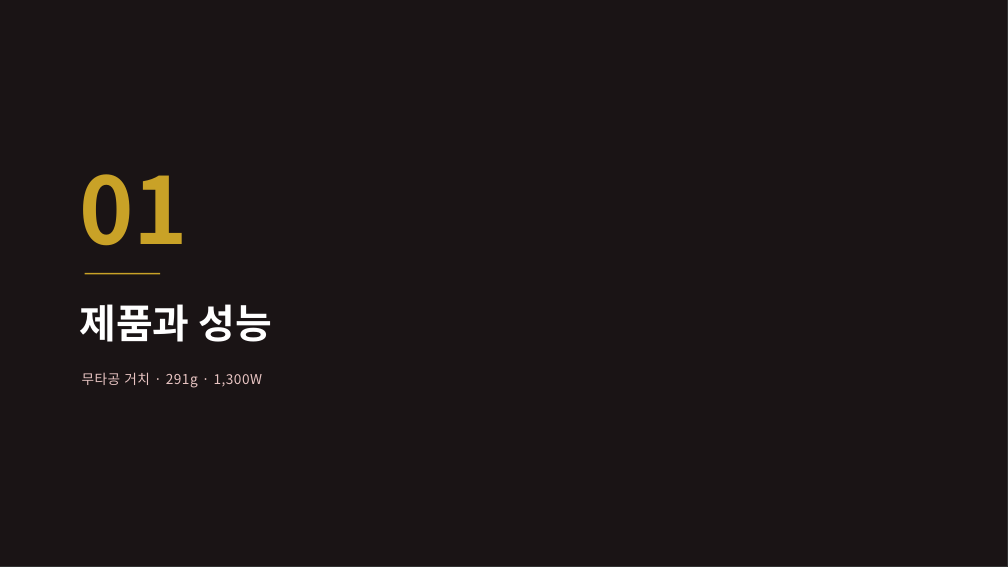
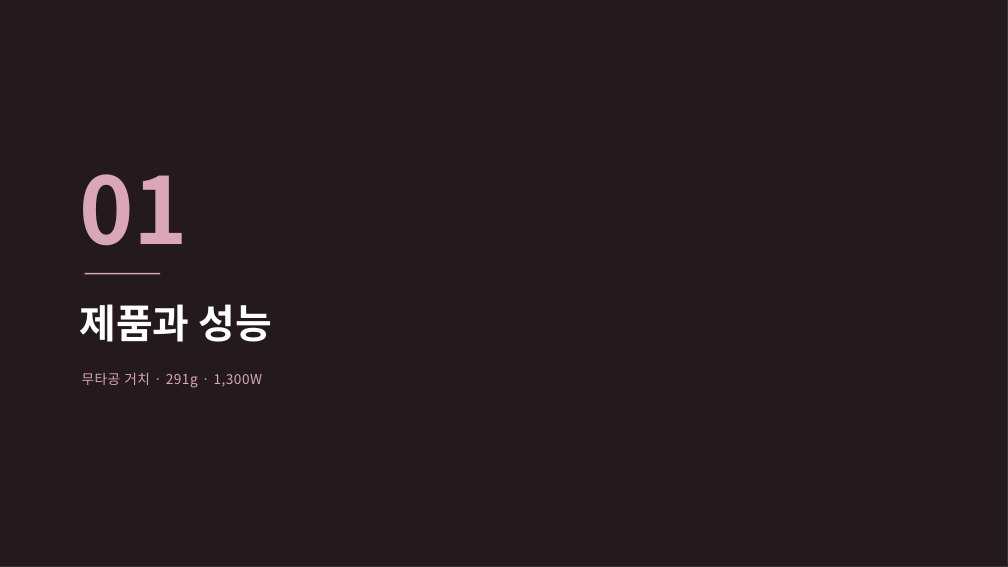
Before and after one commit to wqmn1212/nellia-order-hub, a slide deck: slide 3 of docs/넬리아_제품소개서_유통사용.pptx. Drawn at 1008x567 pixels with LibreOffice and Linux fonts; fonts in the diff are those of the drawing; background and template pictures are left out. Boxes give left, top, right and bottom in pixels: in the first picture for what was removed or moved away, otherwise in the second. Text is boxed around its words. In the diff, an @@ line names an element or a change of style, - is before the commit and + after.

```diff
--- a/docs/넬리아_제품소개서_유통사용.pptx
+++ b/docs/넬리아_제품소개서_유통사용.pptx
@@ rectangle at <box>0,0,1008,567</box>: fill #1A1415 at 70% opacity to #241A1E at 82% opacity @@
@@ text "01" at <box>79,174,188,246</box>: text colour #C9A227 to #D9A7B5 @@
@@ line (85, 274) - (160, 274): stroke #C9A227 1.5 pt to #D9A7B5 1.5 pt @@
@@ text "무타공 거치 · 291g · ..." at <box>82,372,263,388</box>: text colour #E8C4C2 to #D9A7B5 @@
```
Also in this commit, not shown: 13 other slides changed, 1 other file.
